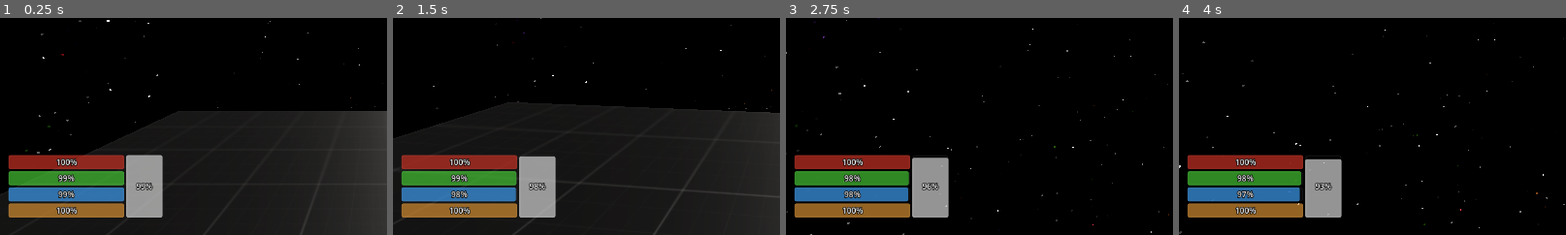
Above: before the commit, frames 1-4 (left to right).
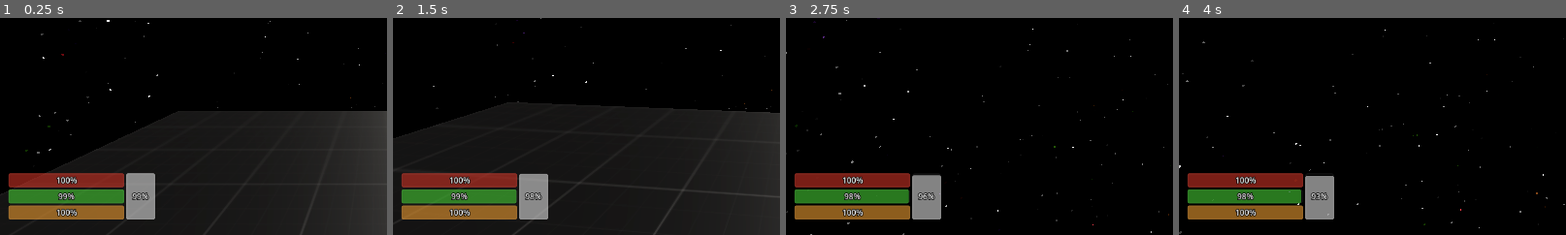
Above: after the commit, the same moments.

Repository: Clagonova/CosmicEchoes
Game: Godot game, scene res://levels/prototype/PrototypeLevel.tscn
Same seed, same stepped clock (60 frames per second), same inputs: the game is played once before the commit and once after it.
Inputs (mouse positions are % of the whole screen's width and height, from its top left):
- Up to frame 1 (0.25 s): no input
- Up to frame 2 (1.5 s): tap Enter at 0.5 s; move the mouse to (55, 50) at 0.52 s; hold C (crouch) 0.53-1.28 s; hold W (move_forward) from 0.53 s (still down); tap Space (jump) at 0.77, 0.8, 1.07, 1.35 s; move the mouse to (45, 50) at 1.27 s
- Up to frame 3 (2.75 s): keep holding W (move_forward); tap Space (jump) at 1.52, 1.82, 2.3 s; tap C (crouch) at 1.55 s; move the mouse to (52, 48) at 2.02 s; hold C (crouch) from 2.03 s (still down)
- Up to frame 4 (4 s): keep holding W (move_forward); move the mouse to (49, 52) at 2.77 s; release C (crouch) at 2.78 s; tap Shift (sprint) at 2.85 s; tap Space (jump) at 3.02, 3.32, 3.77, 3.8 s; tap C (crouch) at 3.05 s; move the mouse to (57, 51) at 3.52 s; hold C (crouch) from 3.53 s (still down)
The pictures show only the part of the screen within x 1-51%, y 50-100%; the shares and areas given below are measured in that part.

The runs differ from the first frame. In frame 1, 8.8% of the frame differs, in the area x 2-43%, y 62-93%; in frame 2, 8.7%; in frame 3, 8.7%; in frame 4, 8.6%.

Commit message:
Vitals Update
Removed thirst from vitals

Diff:
--- a/project.godot
+++ b/project.godot
@@ -11,6 +11,7 @@
 [application]
 
 config/name="CosmicEchoes"
+config/tags=PackedStringArray("🌌")
 run/main_scene="uid://6n0eof8k4mvo"
 config/features=PackedStringArray("4.4", "Forward Plus")
 config/icon="res://icon.svg"
--- a/scenes/HUD/VitalsHUD.tscn
+++ b/scenes/HUD/VitalsHUD.tscn
@@ -1,9 +1,9 @@
-[gd_scene load_steps=17 format=3 uid="uid://dk2su158s043r"]
+[gd_scene load_steps=14 format=3 uid="uid://dk2su158s043r"]
 
 [ext_resource type="Script" uid="uid://yvpwhl2trv6t" path="res://scenes/HUD/vitals_hud.gd" id="1_putkd"]
 
 [sub_resource type="StyleBoxFlat" id="StyleBoxFlat_hff5w"]
-bg_color = Color(0, 0, 0, 0.196078)
+bg_color = Color(0, 0, 0, 0.117647)
 border_width_left = 2
 border_width_top = 2
 border_width_right = 2
@@ -15,7 +15,7 @@
 corner_radius_bottom_left = 3
 
 [sub_resource type="StyleBoxFlat" id="StyleBoxFlat_vmayo"]
-bg_color = Color(0.81, 0.20115, 0.1458, 0.666667)
+bg_color = Color(0.81, 0.20115, 0.1458, 0.588235)
 corner_radius_top_left = 3
 corner_radius_top_right = 3
 corner_radius_bottom_right = 3
@@ -28,7 +28,7 @@
 ProgressBar/styles/fill = SubResource("StyleBoxFlat_vmayo")
 
 [sub_resource type="StyleBoxFlat" id="StyleBoxFlat_putkd"]
-bg_color = Color(0, 0, 0, 0.196078)
+bg_color = Color(0, 0, 0, 0.117647)
 border_width_left = 2
 border_width_top = 2
 border_width_right = 2
@@ -40,7 +40,7 @@
 corner_radius_bottom_left = 3
 
 [sub_resource type="StyleBoxFlat" id="StyleBoxFlat_atal1"]
-bg_color = Color(0.277067, 0.8, 0.208, 0.666667)
+bg_color = Color(0.277067, 0.8, 0.208, 0.588235)
 corner_radius_top_left = 3
 corner_radius_top_right = 3
 corner_radius_bottom_right = 3
@@ -52,33 +52,8 @@
 ProgressBar/styles/background = SubResource("StyleBoxFlat_putkd")
 ProgressBar/styles/fill = SubResource("StyleBoxFlat_atal1")
 
-[sub_resource type="StyleBoxFlat" id="StyleBoxFlat_rxgtw"]
-bg_color = Color(0, 0, 0, 0.196078)
-border_width_left = 2
-border_width_top = 2
-border_width_right = 2
-border_width_bottom = 2
-border_color = Color(1, 1, 1, 0.0627451)
-corner_radius_top_left = 3
-corner_radius_top_right = 3
-corner_radius_bottom_right = 3
-corner_radius_bottom_left = 3
-
-[sub_resource type="StyleBoxFlat" id="StyleBoxFlat_1ludm"]
-bg_color = Color(0.2548, 0.641573, 0.98, 0.666667)
-corner_radius_top_left = 3
-corner_radius_top_right = 3
-corner_radius_bottom_right = 3
-corner_radius_bottom_left = 3
-
-[sub_resource type="Theme" id="Theme_ep46x"]
-ProgressBar/constants/outline_size = 4
-ProgressBar/font_sizes/font_size = 12
-ProgressBar/styles/background = SubResource("StyleBoxFlat_rxgtw")
-ProgressBar/styles/fill = SubResource("StyleBoxFlat_1ludm")
-
 [sub_resource type="StyleBoxFlat" id="StyleBoxFlat_o540l"]
-bg_color = Color(0, 0, 0, 0.196078)
+bg_color = Color(0, 0, 0, 0.117647)
 border_width_left = 2
 border_width_top = 2
 border_width_right = 2
@@ -90,7 +65,7 @@
 corner_radius_bottom_left = 3
 
 [sub_resource type="StyleBoxFlat" id="StyleBoxFlat_lysyk"]
-bg_color = Color(0.87, 0.58348, 0.2088, 0.666667)
+bg_color = Color(0.94, 0.618207, 0.1974, 0.588235)
 corner_radius_top_left = 3
 corner_radius_top_right = 3
 corner_radius_bottom_right = 3
@@ -103,7 +78,7 @@
 ProgressBar/styles/fill = SubResource("StyleBoxFlat_lysyk")
 
 [sub_resource type="StyleBoxFlat" id="StyleBoxFlat_ep46x"]
-bg_color = Color(0, 0, 0, 0.196078)
+bg_color = Color(0, 0, 0, 0.117647)
 border_width_left = 2
 border_width_top = 2
 border_width_right = 2
@@ -115,7 +90,7 @@
 corner_radius_bottom_left = 3
 
 [sub_resource type="StyleBoxFlat" id="StyleBoxFlat_4b0k3"]
-bg_color = Color(0.87, 0.87, 0.87, 0.666667)
+bg_color = Color(0.87, 0.87, 0.87, 0.588235)
 corner_radius_top_left = 3
 corner_radius_top_right = 3
 corner_radius_bottom_right = 3
@@ -135,7 +110,7 @@
 anchor_top = 1.0
 anchor_bottom = 1.0
 offset_left = 27.0
-offset_top = -119.0
+offset_top = -92.0
 offset_right = 199.0
 offset_bottom = -23.0
 grow_vertical = 0
@@ -153,12 +128,6 @@
 theme = SubResource("Theme_hff5w")
 value = 100.0
 
-[node name="ThirstBar" type="ProgressBar" parent="Vitals"]
-unique_name_in_owner = true
-layout_mode = 2
-theme = SubResource("Theme_ep46x")
-value = 100.0
-
 [node name="FatigueBar" type="ProgressBar" parent="Vitals"]
 unique_name_in_owner = true
 layout_mode = 2
@@ -171,9 +140,9 @@
 anchor_top = 1.0
 anchor_bottom = 1.0
 offset_left = 202.0
-offset_top = -119.0
-offset_right = 256.0
-offset_bottom = -26.0
+offset_top = -92.0
+offset_right = 245.0
+offset_bottom = -23.0
 grow_vertical = 0
 theme = SubResource("Theme_ys8b8")
 value = 100.0
--- a/scenes/HUD/vitals_hud.gd
+++ b/scenes/HUD/vitals_hud.gd
@@ -5,7 +5,6 @@
 
 @onready var health_bar: ProgressBar = %HealthBar
 @onready var hunger_bar: ProgressBar = %HungerBar
-@onready var thirst_bar: ProgressBar = %ThirstBar
 @onready var fatigue_bar: ProgressBar = %FatigueBar
 @onready var oxygen_bar: ProgressBar = %OxygenBar
 
@@ -22,6 +21,5 @@
 	# Değerleri güncelle
 	health_bar.value = vitals.get_health()
 	hunger_bar.value = vitals.get_hunger()
-	thirst_bar.value = vitals.get_thirst()
 	fatigue_bar.value = vitals.get_fatigue()
 	oxygen_bar.value = vitals.get_oxygen()
--- a/scenes/player/vitals.gd
+++ b/scenes/player/vitals.gd
@@ -8,27 +8,24 @@
 # --- Temel hayatta kalma değerleri
 @export var max_health := 100.0
 @export var max_hunger := 100.0
-@export var max_thirst := 100.0
 @export var max_fatigue := 100.0
 @export var max_oxygen := 100.0
 
 var health := max_health
 var hunger := max_hunger
-var thirst := max_thirst
 var fatigue := max_fatigue
 var oxygen := max_oxygen
 
 # Harcama oranları
-@export var fatigue_idle_drain := 0.1
-@export var fatigue_walk_drain := 0.3
-@export var fatigue_run_drain := 1.0
-@export var fatigue_jump_drain := 1.3
-@export var fatigue_crouch_drain := 0.25
+@export var fatigue_idle_drain := 0.05
+@export var fatigue_crouch_drain := 0.
+@export var fatigue_walk_drain := 0.15
+@export var fatigue_run_drain := 0.5
+@export var fatigue_jump_drain := 0.75
 @export var oxygen_vacuum_drain := 0.1
 
 # Decay/recovery
 @export var hunger_decay_rate := 0.5
-@export var thirst_decay_rate := 0.7
 @export var fatigue_recovery_rate := 10.0
 @export var oxygen_recovery_rate := 10.0
 
@@ -38,12 +35,11 @@
 
 
 func _process(delta):
-	# Açlık / susuzluk
+	# Açlık
 	hunger = max(hunger - hunger_decay_rate * delta, 0.0)
-	thirst = max(thirst - thirst_decay_rate * delta, 0.0)
 
 	# Sağlık düşürme (açlık veya susuzluk kritikse)
-	if hunger <= 0.0 or thirst <= 0.0:
+	if hunger <= 0.0:
 		health = max(health - 5.0 * delta, 0.0)
 
 	# Oksijen: habitatta dol, dışarıdaysa pasif drain (opsiyonel)
@@ -81,8 +77,6 @@
 	return health
 func get_hunger() -> float:
 	return hunger
-func get_thirst() -> float:
-	return thirst
 func get_fatigue() -> float:
 	return fatigue
 func get_oxygen() -> float:
@@ -90,9 +84,6 @@
 
 func consume_food(amount: float):
 	hunger = min(hunger + amount, max_hunger)
-
-func drink(amount: float):
-	thirst = min(thirst + amount, max_thirst)
 
 func use_fatigue(amount: float):
 	fatigue = max(fatigue - amount, 0.0)
@@ -132,10 +123,6 @@
 	if event.is_action_pressed("debug_fill_hunger"):
 		hunger = min(hunger + 100, max_hunger)
 		print("Cheat: Hunger Filled.")
-	# Fill thirst
-	if event.is_action_pressed("debug_fill_thirst"):
-		thirst = min(thirst + 100, max_thirst)
-		print("Cheat: Thirst Filled.")
 	# Fill fatigue
 	if event.is_action_pressed("debug_fill_fatigue"):
 		fatigue = min(fatigue + 100, max_fatigue)
